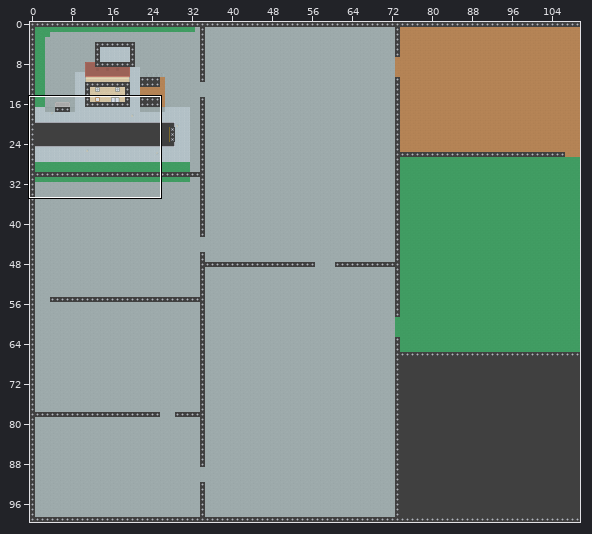
A Tiled map (JSON) gets an edit: app/static/assets/maps/tileset.json. The first picture is a wide view before the edit; the outline marks the close-up.
Close-up. Earlier state:
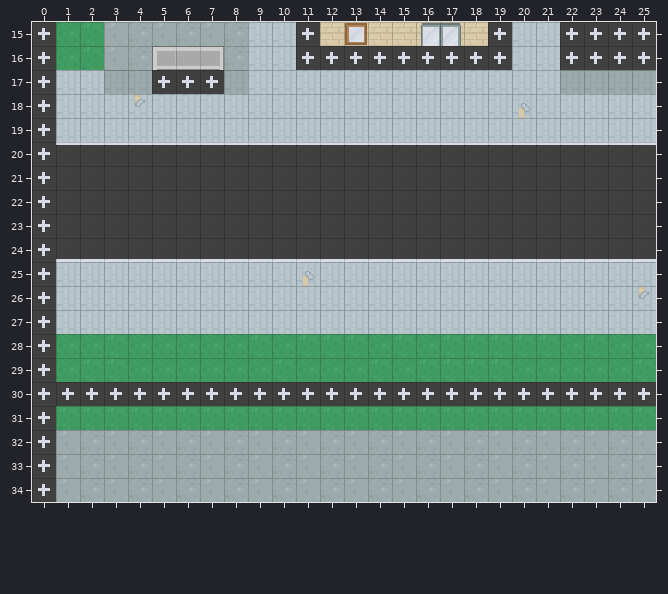
Cells are 16x16 px. Shown: x 0..25, y 15..34. The commit also changed other parts of the map, which this record leaves out.
After the commit:
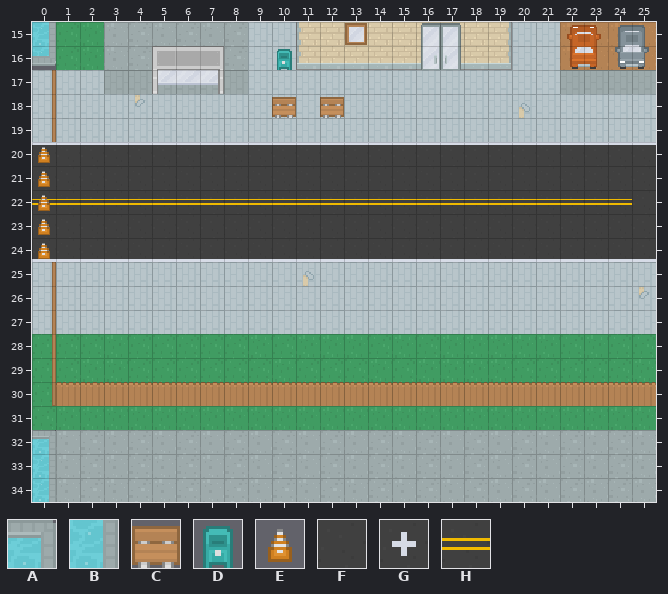
Key: from "roguelike_city": A 176, B 213, C 570, D 604, E 680, F 714, G 715, H 716.
_ is an empty cell.
Edits made:
Layer "bg":
The edit adds tile A in row 32 at x 0.
The edit adds tile B in rows 33 to 34 at x 0.
The edit adds tile H in row 22 at x 0.
Tile F gives way to tile H in row 22 at x 1 to 24.
Layer "top":
The edit adds tile C in row 18 at x 10 and 12.
The edit adds tile D in row 16 at x 10.
The edit adds tile E in rows 20 to 24 at x 0.
Layer "collision" (now hidden):
Tile G is removed in row 15 at x 0, 11, 19 and 22 to 25; in row 16 at x 0, 11 to 19 and 22 to 25; in row 17 at x 0 and 5 to 7; in rows 18 to 29 at x 0; in row 30 at x 0 to 25; in rows 31 to 34 at x 0.
Changed places in both close-ups, as pixel boxes (x1, y1, x2, y2):
changed: (32, 22, 656, 502)
